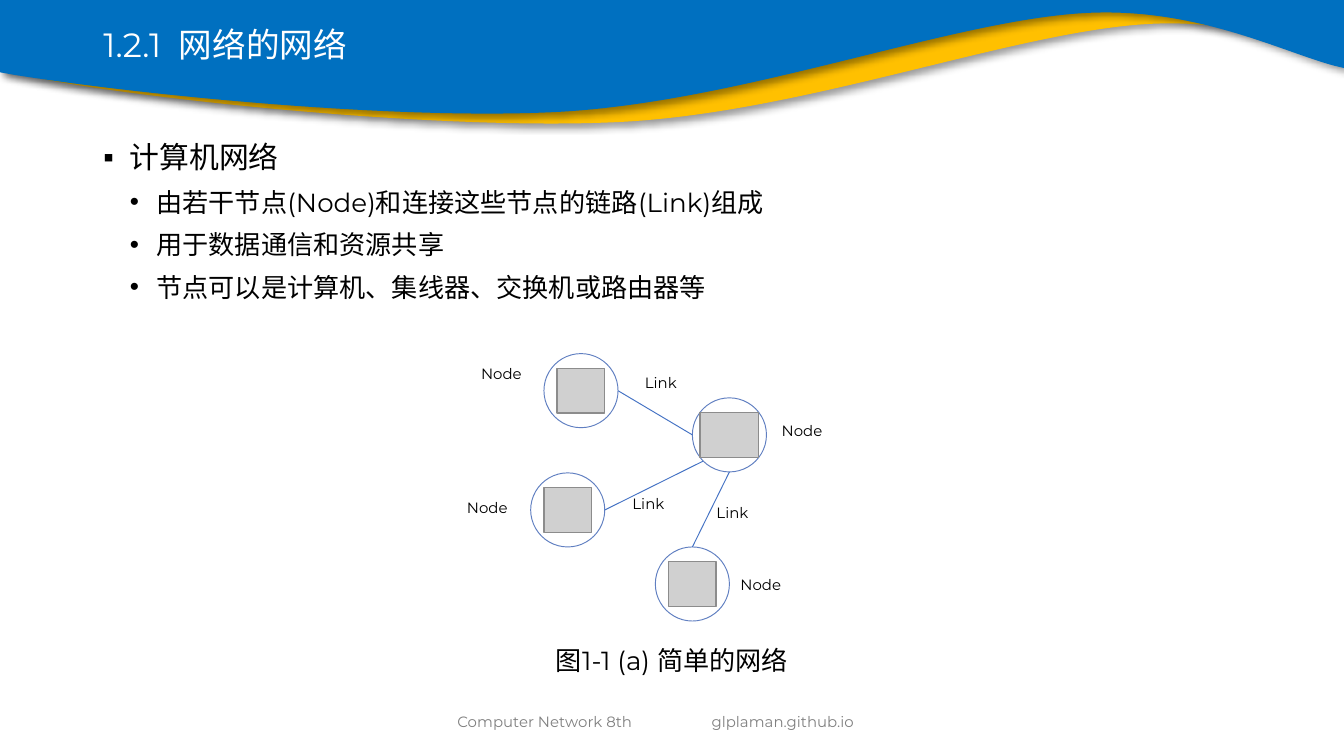
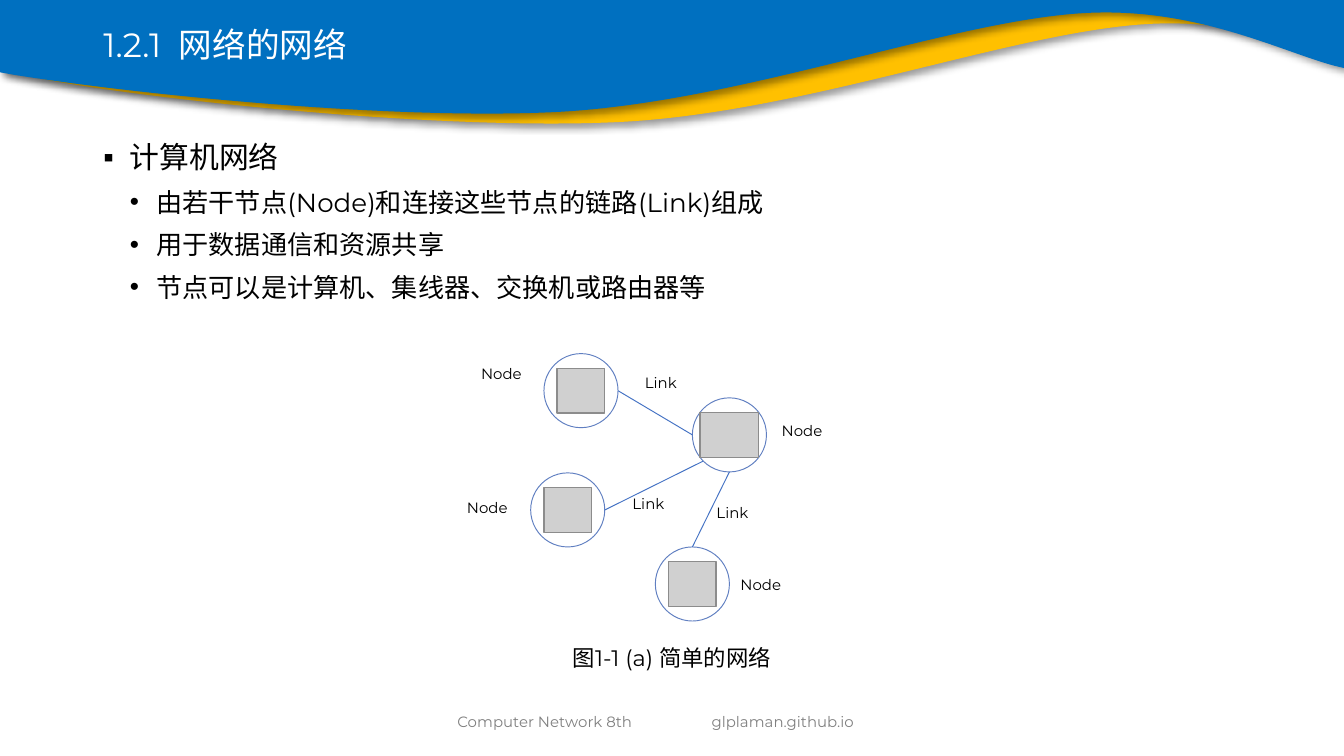
Before and after one commit to glplaman/glplaman.github.io, a slide deck: slide 14 of network/ppt/chap1.pptx. Drawn at 1344x756 pixels with LibreOffice and Linux fonts; fonts in the diff are those of the drawing; grey boxes stand for pictures; background and template pictures are left out. Boxes give left, top, right and bottom in pixels: in the first picture for what was removed or moved away, otherwise in the second. Text is boxed around its words. In the diff, an @@ line names an element or a change of style, - is before the commit and + after.

```diff
--- a/network/ppt/chap1.pptx
+++ b/network/ppt/chap1.pptx
@@ text "图1-1 (a) 简单的网络": place and size @@
-text "图1-1 (a) 简单的网络" at bbox=[556, 648, 788, 675]
+text "图1-1 (a) 简单的网络" at bbox=[573, 647, 771, 671]
@@ text "图1-1 (a) 简单的网络" at bbox=[573, 647, 771, 671]: size 14 to 12 pt @@
```
Also in this commit, not shown: 10 other slides changed, 1 slide removed, 1 other file.
